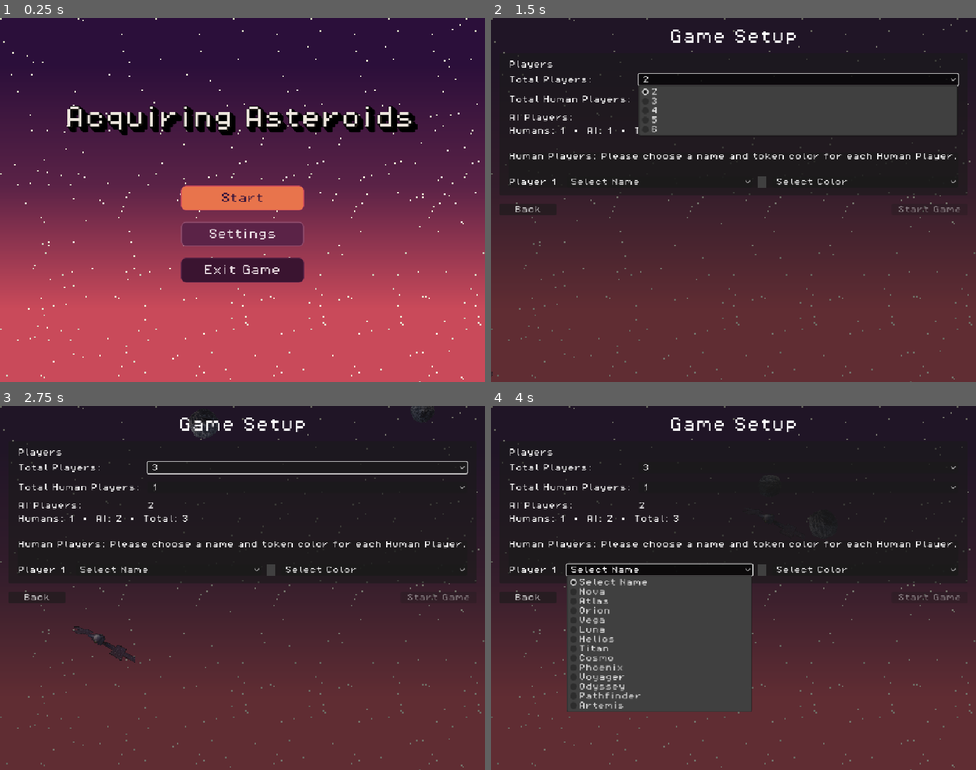
Above: before the commit, frames 1-4 (two rows, left to right).
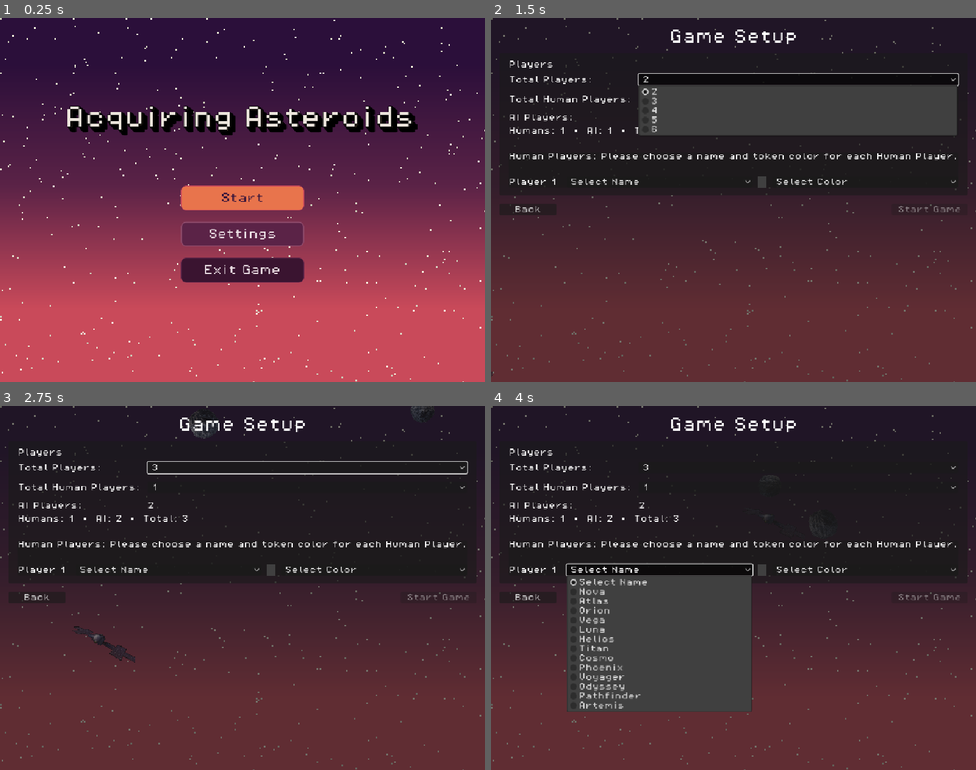
Above: after the commit, the same moments.

Repository: MissionToPsyche-Platinum/platinum_24d_game_psycheopoly-psb
Game: Godot game, scene res://scenes/StartMenu.tscn
The game is run twice, just before and just after one commit, with the same random seed, the same clock (stepped at 60 frames per second) and the same inputs.
Inputs:
- Up to frame 1 (0.25 s): no input
- Up to frame 2 (1.5 s): click "Start" at 0.5 s; click "2" at 1.25 s
- Up to frame 3 (2.75 s): click "1" at 2 s
- Up to frame 4 (4 s): click "3" at 2.75 s; click "Select Name" at 3.5 s

The runs differ from the first frame. In frame 1, 1.0% of the frame differs, in the area x 0-100%, y 0-100%; in frame 2, 0.8%; in frame 3, 0.9%; in frame 4, 0.8%.

Commit message:
fix: improve hash function in starfield shader to prevent repeating patterns

Diff:
--- a/assets/shaders/starfield.gdshader
+++ b/assets/shaders/starfield.gdshader
@@ -5,9 +5,9 @@
 uniform float pixel_size : hint_range(1.0, 10.0) = 2.0;
 
 float hash(vec2 p) {
-    p = fract(p * vec2(123.34, 456.21));
-    p += dot(p, p + 45.32);
-    return fract(p.x * p.y);
+    vec3 p3  = fract(vec3(p.xyx) * 0.1031);
+    p3 += dot(p3, p3.yzx + 33.33);
+    return fract((p3.x + p3.y) * p3.z);
 }
 
 void fragment() {
